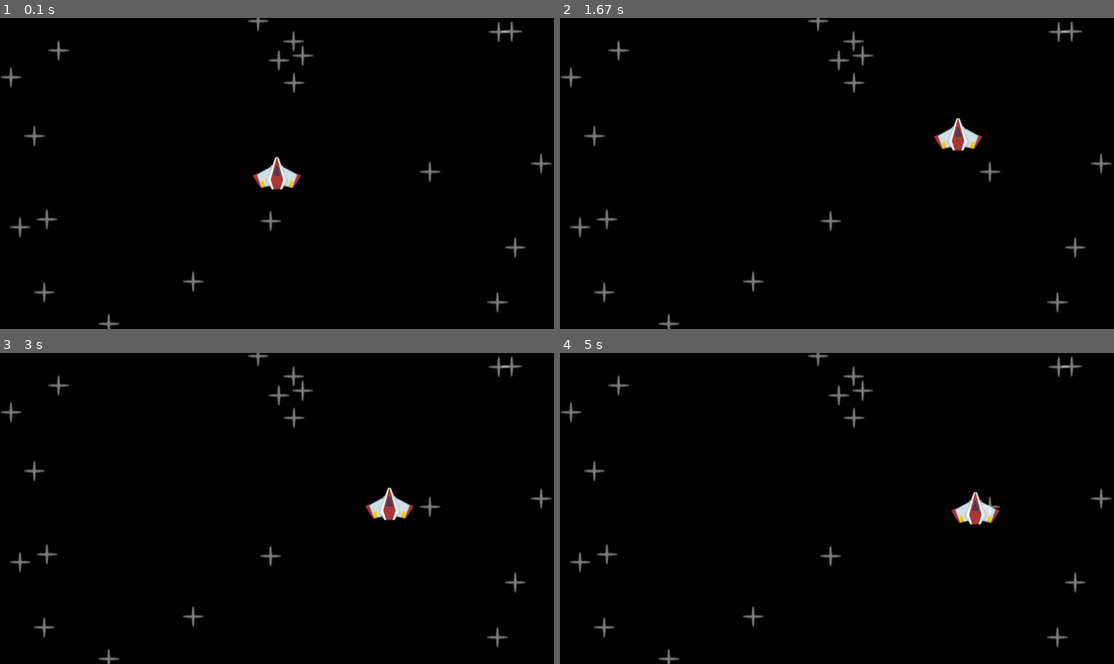
Above: before the commit, frames 1-4 (two rows, left to right).
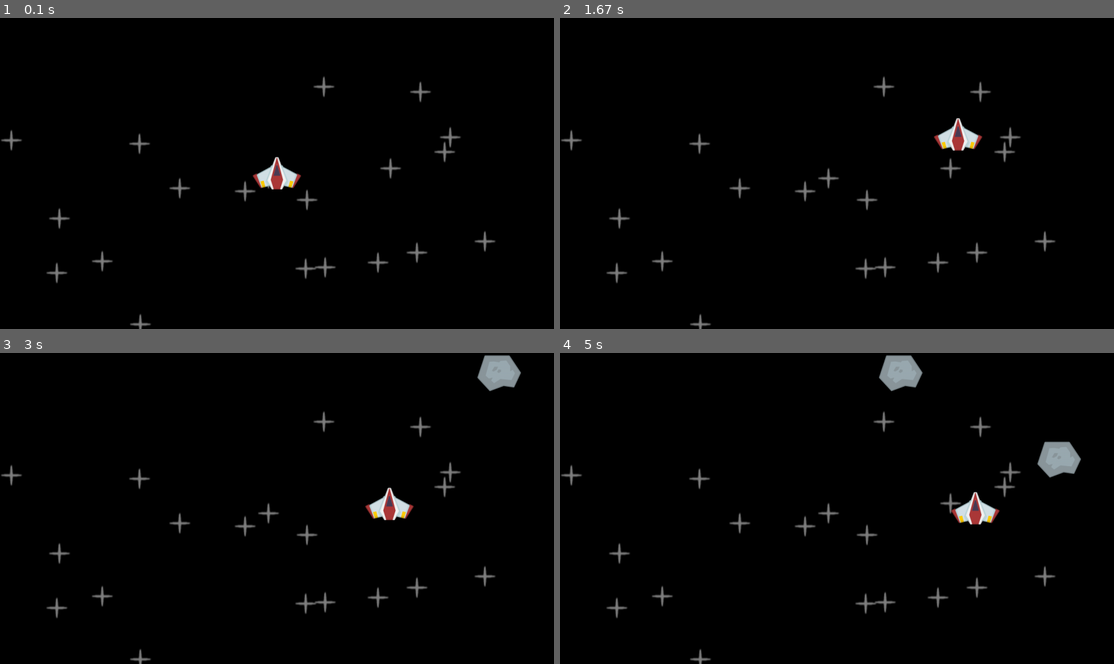
Above: after the commit, the same moments.

Repository: HuntorWorks/pygame-asteroids
Game: pygame game, started from main.py
The game is run twice, just before and just after one commit, with the same random seed, the same clock (stepped at 60 frames per second) and the same inputs.
Inputs:
- Up to frame 1 (0.1 s): no input
- Up to frame 2 (1.67 s): hold Space 0.33-0.8 s; hold Right 0.33-0.8 s; hold Right 0.83-1.3 s; hold Up 1.33-1.63 s
- Up to frame 3 (3 s): hold Right 1.67-2.13 s; hold Left 2.17-2.7 s; hold Down from 2.73 s (still down)
- Up to frame 4 (5 s): release Down at 3.03 s; hold Left 3.07-3.47 s; hold Up 3.5-3.87 s; hold Right 3.9-4.53 s; hold Down 4.57-4.93 s; hold Left from 4.97 s (still down)

The runs differ from the first frame. In frame 1, 2.5% of the frame differs, in the area x 0-100%, y 0-100%; in frame 2, 2.5%; in frame 3, 3.0%; in frame 4, 3.9%.

Commit message:
Refactor main.py to enhance gameplay by introducing asteroid and laser classes, improving shooting mechanics with cooldown functionality, and optimizing asset loading. Update game loop to handle asteroid spawning and movement.

Diff:
--- a/main.py
+++ b/main.py
@@ -3,9 +3,9 @@
 from random import randint
 
 class Star(pygame.sprite.Sprite):
-    def __init__(self, groups):
+    def __init__(self, groups, surface):
         super().__init__(groups)
-        self.image = pygame.image.load(os.path.join(BASE_PATH, "assets/images/star.png")).convert_alpha()
+        self.image = surface
         self.rect = self.image.get_frect(center=(randint(0, WINDOW_WIDTH), randint(0, WINDOW_HEIGHT)))
 
     def draw(self, surface):
@@ -23,9 +23,12 @@
         self.SHIP_SPEED = 300
         self.SHIP_HEALTH = 100
         self.SHIP_MAX_HEALTH = 100
-        self.SHIP_LASER_COOLDOWN = 0.5
-        self.SHIP_LASER_SPEED = 12
+        self.SHIP_LASER_FIRE_COOLDOWN = 400
+        self.SHIP_LASER_SPEED = 1000
         self.SHIP_LASER_DAMAGE = 1
+
+        self.last_shot_time = 0
+        self.shot_available = True
 
     def move(self, delta_time):
         keys = pygame.key.get_pressed()
@@ -36,28 +39,69 @@
             self.input_vector = self.input_vector.normalize()
         self.rect.center += self.input_vector * self.SHIP_SPEED * delta_time
 
+    def can_shoot(self):
+        current_time = pygame.time.get_ticks()
+        if current_time - self.last_shot_time > self.SHIP_LASER_FIRE_COOLDOWN:
+            self.shot_available = True
+        return self.shot_available
+
     def shoot(self):
-        keys = pygame.key.get_just_pressed()
-        if keys[pygame.K_SPACE]:
-            print("fire laser")
+        if self.can_shoot():
+            keys = pygame.key.get_just_pressed()
+            if keys[pygame.K_SPACE]:
+                self.last_shot_time = pygame.time.get_ticks()
+                self.shot_available = False
+                Laser(laser_surface, self.rect.midtop, all_sprites_group, self.SHIP_LASER_SPEED)
 
     def update(self, delta_time):
         self.move(delta_time)
         self.shoot()
 
+class Asteroid(pygame.sprite.Sprite):
+    def __init__(self, groups, surface):
+        super().__init__(groups)
+        self.image = surface
+        spawn_position = self.get_random_spawn_position()
+        self.rect = self.image.get_frect(midbottom=spawn_position)
+        print(spawn_position)
+
+        self.ASTEROID_SPEED = 100
+
+    def get_random_spawn_position(self):
+        return (randint(0, WINDOW_WIDTH), -10)
+
+    def move(self, delta_time):
+        self.rect.y += self.ASTEROID_SPEED * delta_time
+
+    def update(self, delta_time):
+        self.move(delta_time)
+
+class Laser(pygame.sprite.Sprite):
+    def __init__(self, surface, position, groups, laser_speed):
+        super().__init__(groups)
+        self.image = surface
+        self.rect = self.image.get_frect(midbottom=position)
+
+        self.BASE_SPEED = 1
+        self.speed = self.BASE_SPEED * laser_speed
+
+    def move(self, delta_time):
+        self.rect.y -= self.speed * delta_time
+
+    def check_off_screen(self):
+        if self.rect.midbottom[1] < 0:
+            self.kill()
+
+    def update(self, delta_time):
+        self.move(delta_time)
+        self.check_off_screen()
 
 
+# BASE SETUP
 WINDOW_WIDTH = 1280
 WINDOW_HEIGHT = 720
 MAX_FPS = 60
 BASE_PATH = os.path.join(os.getcwd(), "pygame-asteroids")
-
-# ASSETS
-BACKGROUND_SPRITE = os.path.join(BASE_PATH, "assets", "images", "background.png")
-ASTEROID_SPRITE = os.path.join(BASE_PATH, "assets", "images", "meteor.png")
-STAR_SPRITE = os.path.join(BASE_PATH, "assets", "images", "star.png")
-LASER_SPRITE = os.path.join(BASE_PATH, "assets", "images", "laser.png")
-
 
 # INIT SETUP
 pygame.init()
@@ -66,27 +110,36 @@
 pygame.display.set_caption("Asteroids")
 running = True
 
-#player
+# ASSETS
+ASTEROID_SPRITE_PATH = os.path.join(BASE_PATH, "assets", "images", "meteor.png")
+STAR_SPRITE_PATH = os.path.join(BASE_PATH, "assets", "images", "star.png")
+LASER_SPRITE_PATH = os.path.join(BASE_PATH, "assets", "images", "laser.png")
+
+# ASSET SURFACES
+asteroid_surface = pygame.image.load(ASTEROID_SPRITE_PATH).convert_alpha()
+star_surface = pygame.image.load(STAR_SPRITE_PATH).convert_alpha()
+laser_surface = pygame.image.load(LASER_SPRITE_PATH).convert_alpha()
+
+#Sprites
 all_sprites_group = pygame.sprite.Group()
+for i in range(20):
+    Star(all_sprites_group, star_surface)
 player = PlayerShip(all_sprites_group)
 
 #laser_surface
-laser_surface = pygame.image.load(LASER_SPRITE).convert_alpha()
+laser_surface = pygame.image.load(LASER_SPRITE_PATH).convert_alpha()
 laser_rect = laser_surface.get_frect(bottomleft=(20, WINDOW_HEIGHT - 20))
 laser_pos_x = 0
 laser_pos_y = 0
 has_shot = False
 laser_active = False
 
-#star_surface
-stars_list = []
-for i in range(20):
-    stars_list.append(Star(all_sprites_group))
+#Asteroid_surface
 
-#Asteroid_surface
-asteroid_surface = pygame.image.load(ASTEROID_SPRITE).convert_alpha()
-asteroid_rect = asteroid_surface.get_frect(center=(WINDOW_WIDTH/2, WINDOW_HEIGHT/2))
-
+#events
+ASTEROID_SPAWN_RATE = 2000 # 1 second in milliseconds
+asteroid_spawn_event = pygame.event.custom_type()
+pygame.time.set_timer(asteroid_spawn_event, ASTEROID_SPAWN_RATE)
 
 while running:
     delta_time = clock.tick() / 1000
@@ -94,11 +147,14 @@
     for event in pygame.event.get():
         if event.type == pygame.QUIT:
             running = False
+        if event.type == asteroid_spawn_event:
+            print("asteroid spawned")
+            Asteroid(all_sprites_group, asteroid_surface)
+    #UPDATE
+    all_sprites_group.update(delta_time)
 
-    # BACKGROUND
+    #DRAW
     display_surface.fill("black")
-
-    all_sprites_group.update(delta_time)
     all_sprites_group.draw(display_surface)
 
     pygame.display.update()
